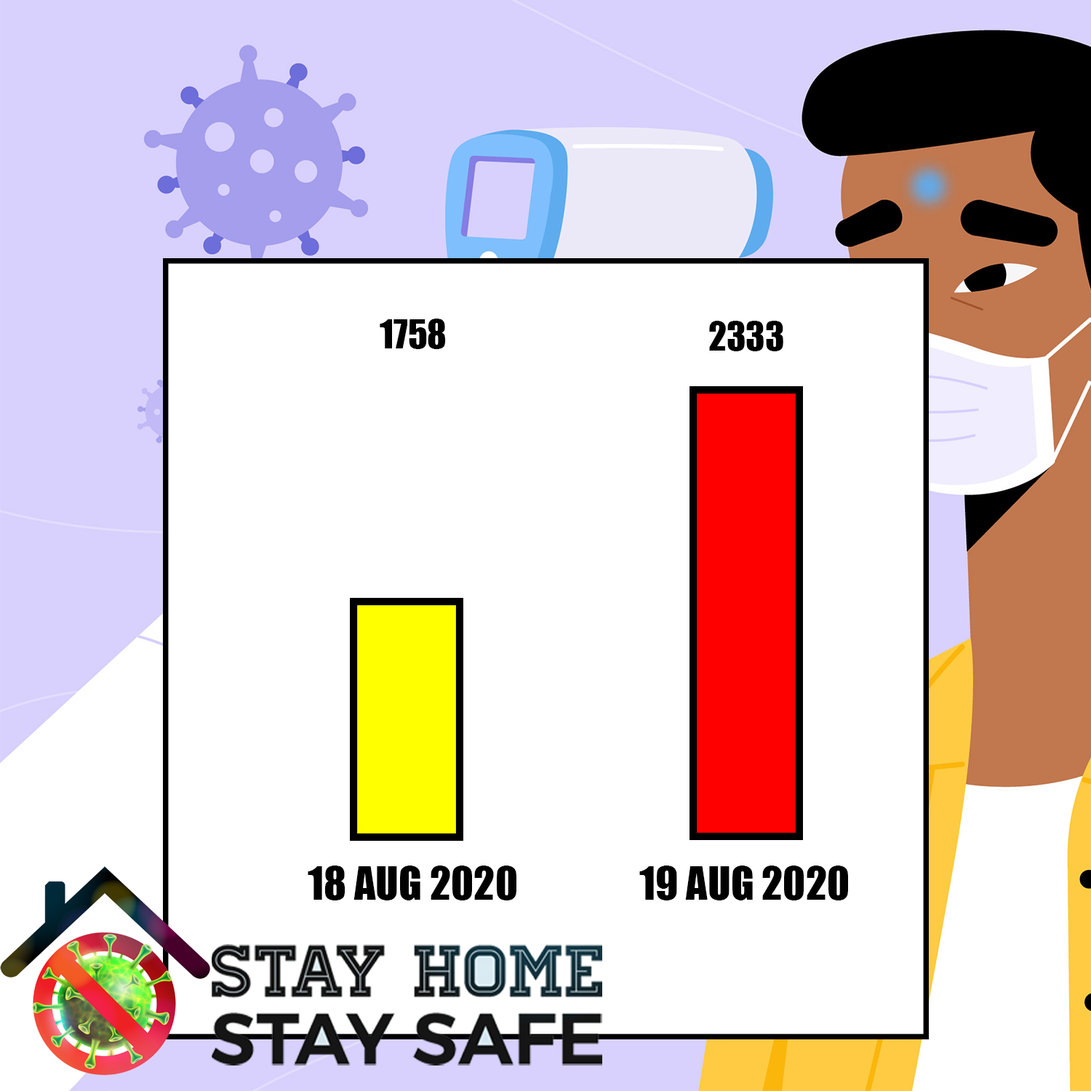
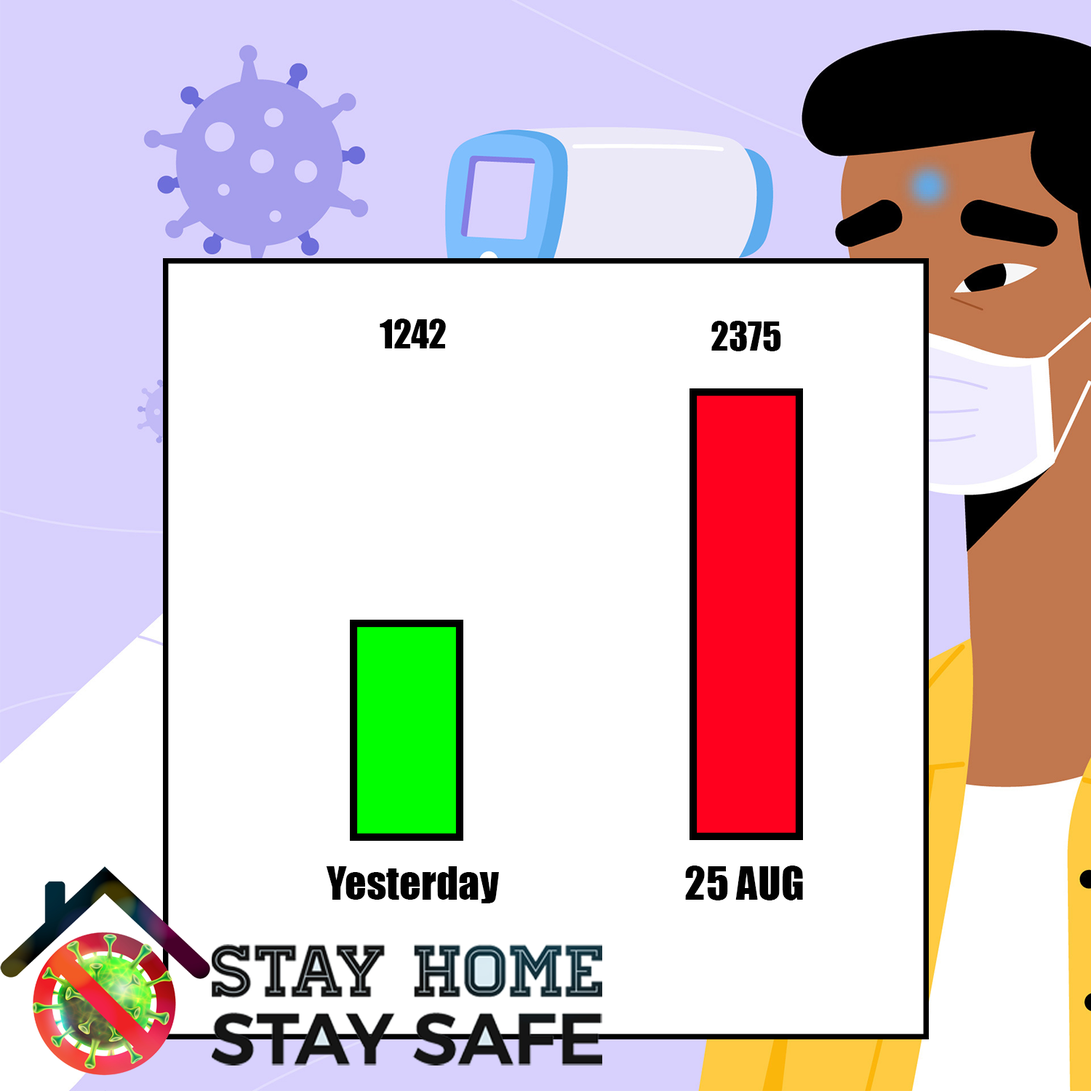
Revision of a layered 1091×1091 image; what changed, layer by layer:
painted on "previousDay" over (307, 865, 517, 904)
painted on "prevdaycases" over (393, 318, 447, 350)
painted on "today" over (639, 865, 849, 901)
painted on "todaycases" over (709, 320, 784, 352)
painted on "Rectangle 2" (1st of 2) over (689, 386, 804, 834)
painted on "Rectangle 2" (2nd of 2) over (350, 598, 464, 834)
